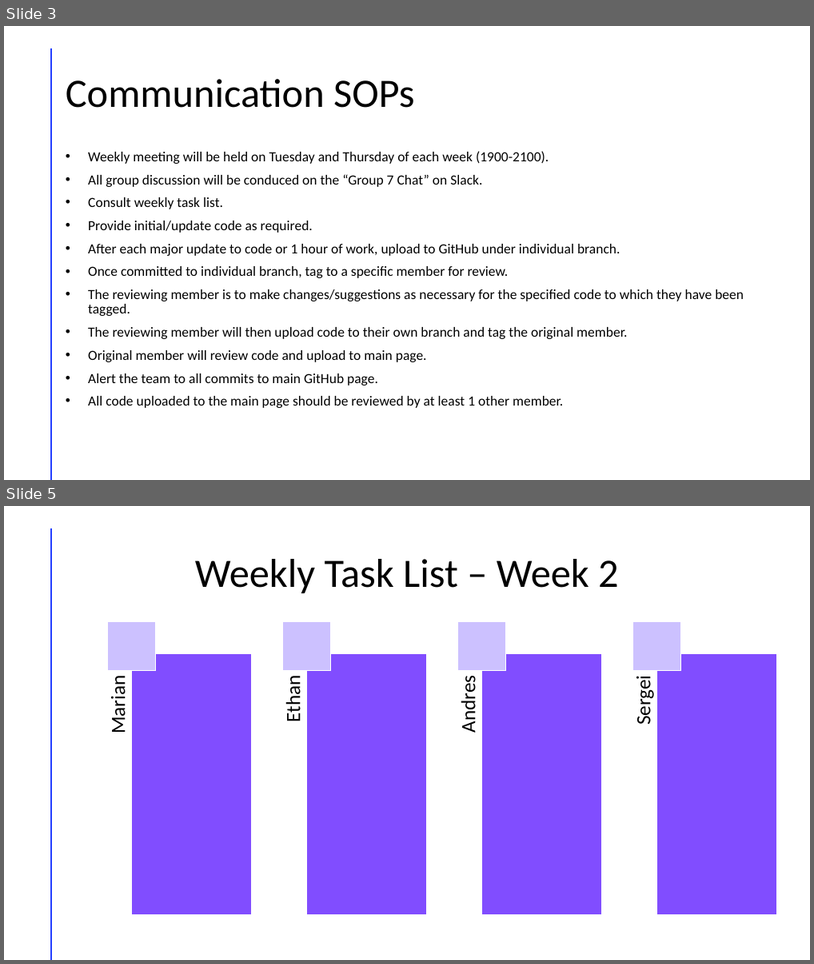
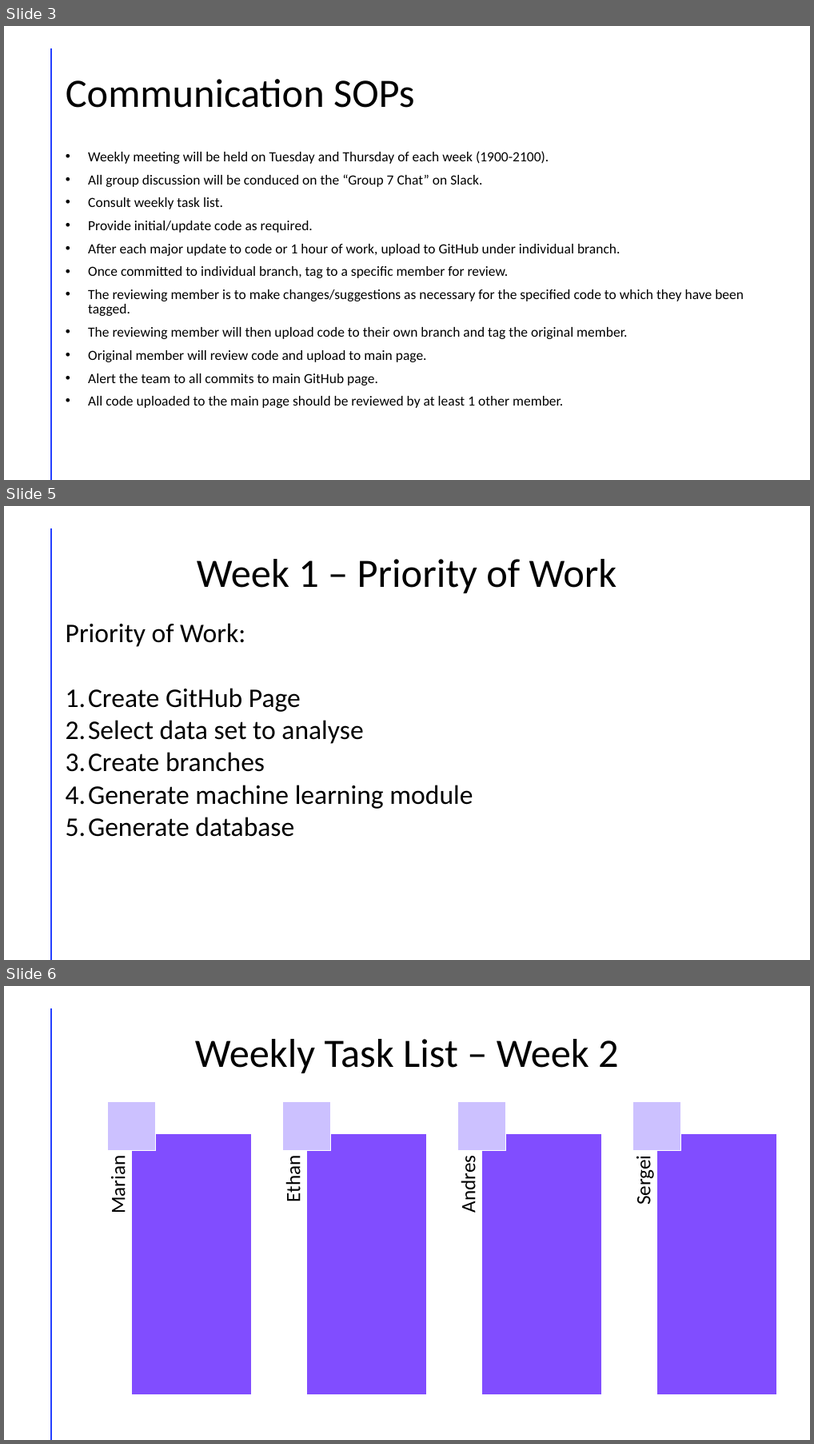
Before and after one commit to apombo90/Predicting_Heart_Disease, a slide deck: Data Analytics Group 7 Workflow Procedure.pptx. Shown one above the other, each under a label of ours: slides 3 and 5 before the commit, slides 3, 5 and 6 after it; the slides between them are not shown. The pictures are 814x964 and 814x1444 pixels, drawn with LibreOffice and Linux fonts; fonts in the diff are those of the drawing. Boxes give left, top, right and bottom in pixels: in the first picture for what was removed or moved away, otherwise in the second. Text is boxed around its words. In the diff, an @@ line names an element or a change of style, - is before the commit and + after.

```diff
--- a/Data Analytics Group 7 Workflow Procedure.pptx
+++ b/Data Analytics Group 7 Workflow Procedure.pptx
@@ slide 5 added at <box>4,506,810,960</box>, background #FFFFFF; not listed: 1 template element that a slide beside it also shows @@
@@ title added at <box>197,559,618,593</box>, 48 pt, text #000000 @@
+Week 1 – Priority of Work
@@ text added at <box>66,623,473,836</box>, 32 pt, text #000000 @@
+Priority of Work:
+1. Create GitHub Page
+2. Select data set to analyse
+3. Create branches
+4. Generate machine learning module
+5. Generate database
@@ what was slide 5 is now slide 6 @@
```
Also in this commit, not shown: 1 slide changed.
